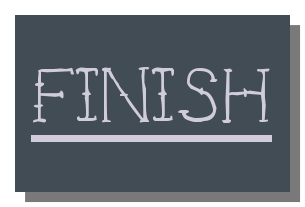
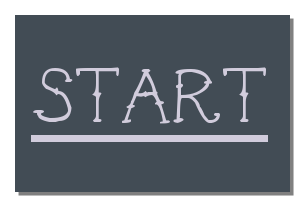
Layer changes from the first 305 × 207 image to the second:
added layer "START" above "FINISH" over [33, 67, 268, 124]
hid "FINISH" over [33, 67, 272, 142]
hid "Shadow" over [18, 18, 301, 203]
showed "ShadowPress" over [18, 18, 294, 196]
